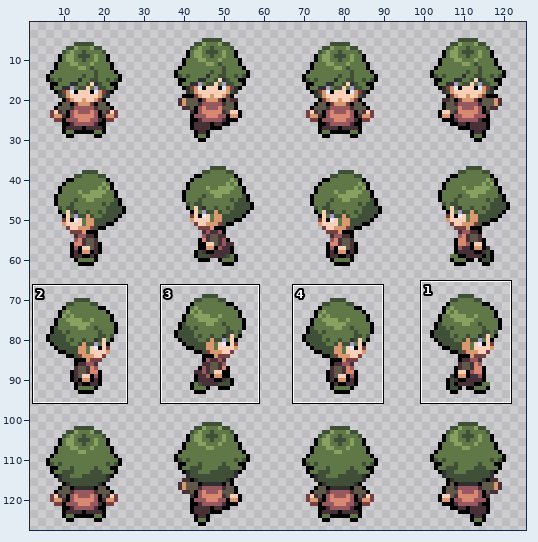
Two states of a sprite sheet, Graphics/Characters/NPC_001_Ace_Trainer_M.png. The picture above shows the old version from afar; the outline marks the close-up.
Close-up. The starting point:
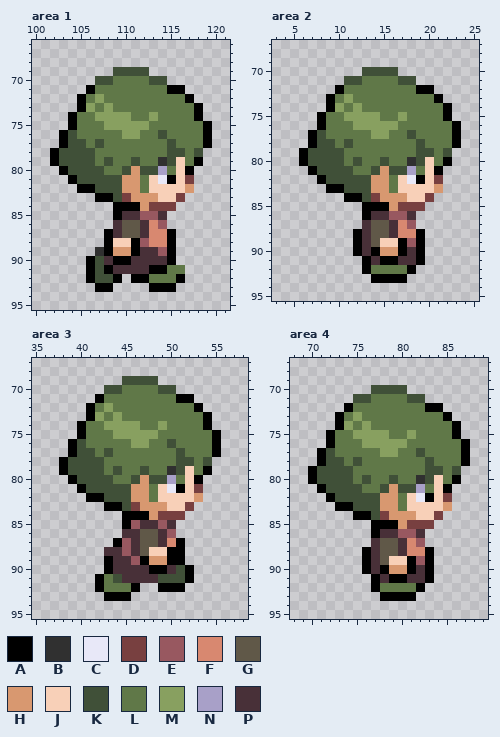
The file is 256x256 pixels, drawn in blocks of 2x2; one block is one cell here. Colours within 5 levels of each other are drawn and written as one. Shown: area 1: x 100..121, y 66..95; area 2: x 3..25, y 67..95; area 3: x 35..58, y 67..95; area 4: x 68..89, y 67..95. The wide view leaves out empty margins. The commit also changed other parts of the picture, which this record leaves out.
Palette (. is transparent): A #000000  B #303030  C #e8e8f8  D #784040  E #985860  F #d88870  G #605848  H #d89870  J #f8d0b8  K #405038  L #607848  M #88a060  N #a8a0c8  P #483038
Now the later version:
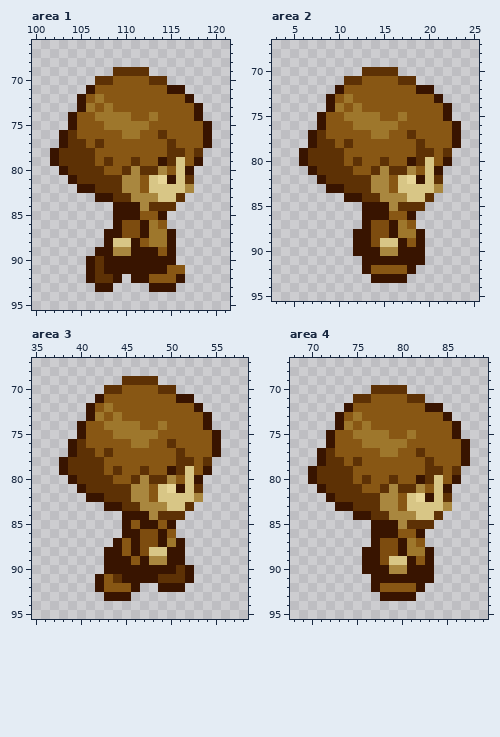
Changes in this commit:
@@ palette @@
-A #000000
+A #381400
-C #e8e8f8
+C #e7d698
-G #605848
+G #7d4c0f
-H #d89870
+H #a9873f
-J #f8d0b8
+J #d8c686
-K #405038
+K #5d3105
-L #607848
+L #885714
-M #88a060
+M #9e772c
--- area 1
@@ x 105..119 @@
 78 KKLLLLLLLLKKLK.
-79 KKLKLLKLLBKJLA.
-80 KKKLLKHKKNLJA..
-81 KKKKKHHLJCAJD..
+79 KKLKLLKLLAKJLA.
+80 KKKLLKHKKHLJA..
+81 KKKKKHHLJCAJK..
 82 AAKKKHHLJJJJH..
-83 ..AAKDHHHJJD...
-84 ....AAAHDDD....
-85 ....APPEEP.....
-86 ....PGGPFE.....
-87 ...APGGPFFA....
-88 ...AJJAEFFA....
-89 ..BAHHAPPEA....
-90 .AKPAAPPPPA....
-91 .AKAPPPPAALL...
+83 ..AAKKHHHJJK...
+84 ....AAAHKKK....
+85 ....AAALLA.....
+86 ....AGGAML.....
+87 ...AAGGAMMA....
+88 ...AJJALMMA....
+89 ..AAHHAAALA....
+90 .AKAAAAAAAA....
+91 .AKAAAAAAALL...
 92 .AKKA.AALLLA...
--- area 2
@@ x 11..23 @@
 79 LLLLLLLLKKLK.
-80 LKLLKLLBKJLA.
-81 KLLKHKKNLJA..
-82 KKKHHLJCAJD..
+80 LKLLKLLAKJLA.
+81 KLLKHKKHLJA..
+82 KKKHHLJCAJK..
 83 KKKHHLJJJJH..
-84 AAKDHHHJJD...
-85 ..AAAHDDD....
-86 ..APPEEP.....
-87 ..PGGPFE.....
-88 .APGGPFFA....
-89 .APGJJAEA....
-90 .APAHHAPA....
-91 ..APAAPPA....
+84 AAKKHHHJJK...
+85 ..AAAHKKK....
+86 ..AAALLA.....
+87 ..AGGAML.....
+88 .AAGGAMMA....
+89 .AAGJJALA....
+90 .AAAHHAAA....
+91 ..AAAAAAA....
 92 ..ALLLLA.....
--- area 3
@@ x 41..55 @@
 78 KKLLLLLLLLKKLK.
-79 KKLKLLKLLBKJLA.
-80 KKKLLKHKKNLJA..
-81 KKKKKHHLJCAJD..
+79 KKLKLLKLLAKJLA.
+80 KKKLLKHKKHLJA..
+81 KKKKKHHLJCAJK..
 82 AAKKKHHLJJJJH..
-83 ..AAKDHHHJJD...
-84 ....AAAHDDD....
-85 ....AEPPEP.....
-86 ....PPGGPE.....
-87 ...AEPGGPFA....
-88 ..PPEPGJJAA....
-89 ..APPEAHHAA....
-90 ..APPPPAAPKA...
-91 .ALKPPPPKKKA...
+83 ..AAKKHHHJJK...
+84 ....AAAHKKK....
+85 ....ALAALA.....
+86 ....AAGGAL.....
+87 ...ALAGGAMA....
+88 ..AALAGJJAA....
+89 ..AAALAHHAA....
+90 ..AAAAAAAAKA...
+91 .ALKAAAAKKKA...
 92 .ALLLA..AAA....
--- area 4
@@ x 75..87 @@
 79 LLLLLLLLKKLK.
-80 LKLLKLLBKJLA.
-81 KLLKHKKNLJA..
-82 KKKHHLJCAJD..
+80 LKLLKLLAKJLA.
+81 KLLKHKKHLJA..
+82 KKKHHLJCAJK..
 83 KKKHHLJJJJH..
-84 AAKDHHHJJD...
-85 ..AAAHDDD....
-86 ..APPEEP.....
-87 ..PGGPFE.....
-88 .APGGPFFA....
-89 .APGJJAEA....
-90 .APAHHAPA....
-91 ..APAAPPA....
+84 AAKKHHHJJK...
+85 ..AAAHKKK....
+86 ..AAALLA.....
+87 ..AGGAML.....
+88 .AAGGAMMA....
+89 .AAGJJALA....
+90 .AAAHHAAA....
+91 ..AAAAAAA....
 92 ..ALLLLA.....
Where, in picture pixels (left, top, right, bottom), the same in both close-ups:
changed: (50, 67, 212, 292)
changed: (299, 67, 461, 283)
changed: (59, 376, 221, 601)
changed: (308, 385, 470, 601)
